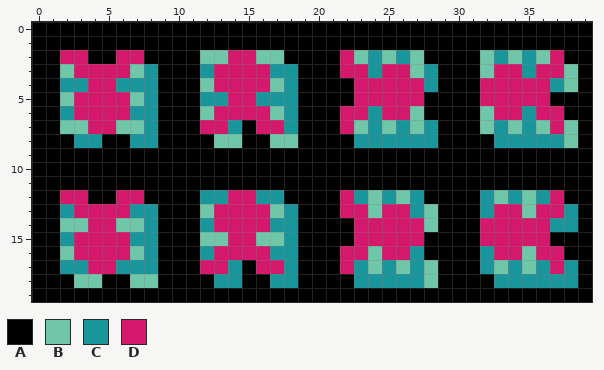
Two states of a pixel-art sprite, resources/sprites/robot_moving.png. That is the earlier state.
The file is 40x20 pixels.
Palette (. is transparent): A #000000  B #70c6a9  C #19959c  D #d4186c
After:
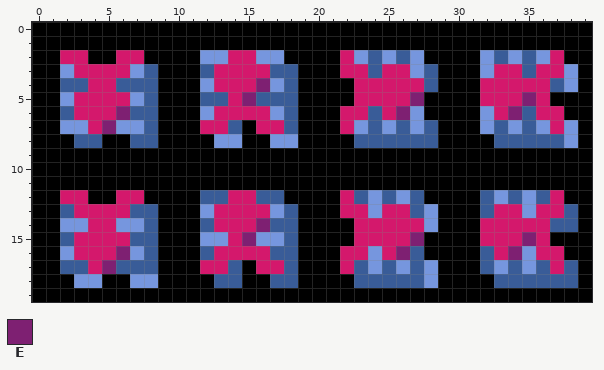
Colours new in this view: E #7e2072
From old to new:
colour B: #70c6a9 -> #7696de
colour C: #19959c -> #395c98
y 4: x 16 D -> E
y 5: x 15 D -> E; x 27 D -> E; x 35 D -> E
y 6: x 6 D -> E; x 26 D -> E; x 34 D -> E
y 7: x 5 D -> E
y 14: x 16 D -> E
y 15: x 15 D -> E; x 27 D -> E; x 35 D -> E
y 16: x 6 D -> E; x 26 D -> E; x 34 D -> E
y 17: x 5 D -> E
Changed places in both pictures, as pixel boxes (x1, y1, x2, y2):
changed: (200, 50, 578, 148)
changed: (60, 64, 158, 148)
changed: (200, 190, 578, 288)
changed: (60, 204, 158, 288)
